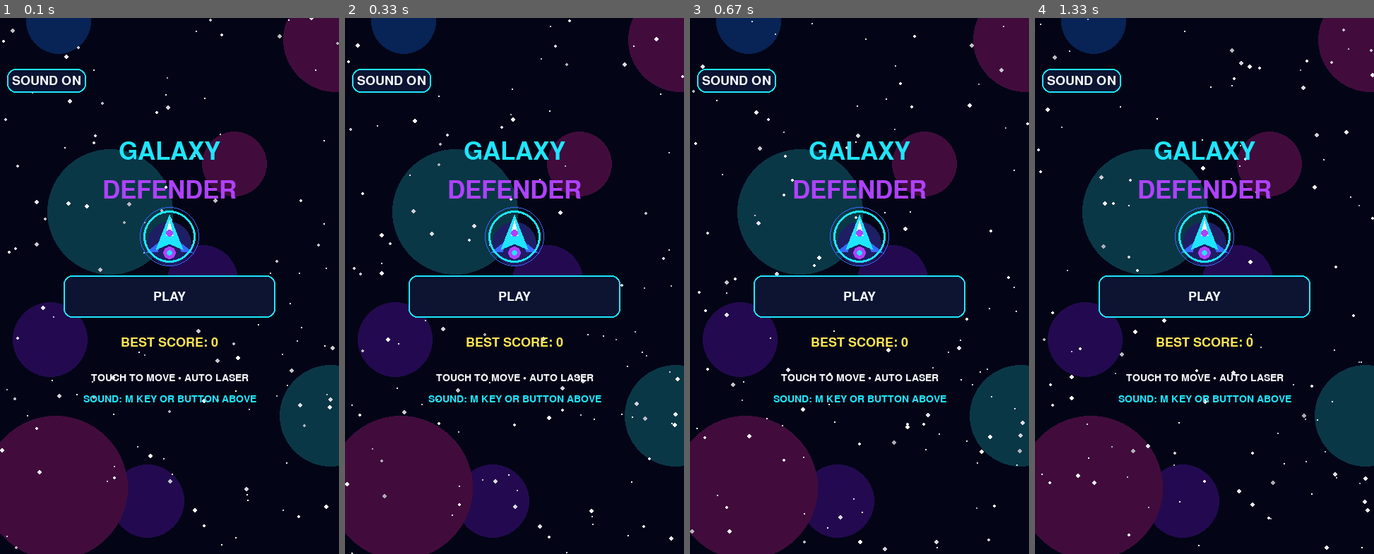
Above: before the commit, frames 1-4 (left to right).
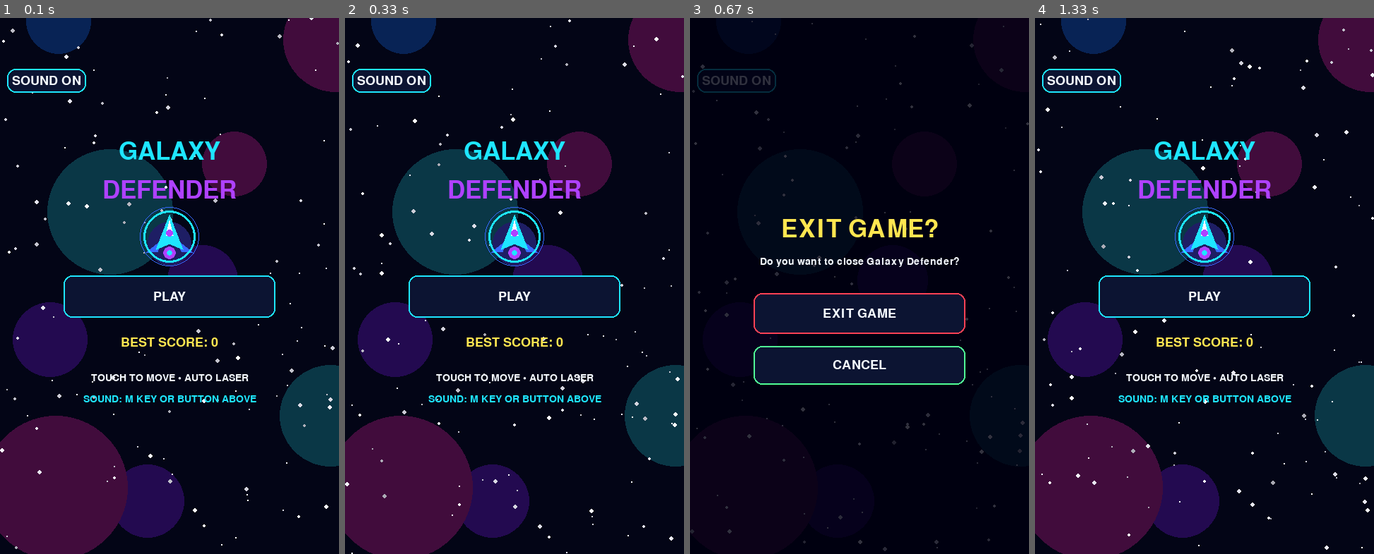
Above: after the commit, the same moments.

Repository: chaabiyoussef66-debug/galaxy-defender
Game: pygame game, started from main.py
Same seed, same stepped clock (60 frames per second), same inputs: the game is played once before the commit and once after it.
Inputs (mouse positions are in pixels of both pictures, inside the frame that each line leads up to):
- Up to frame 1 (0.1 s): no input
- Up to frame 2 (0.33 s): no input
- Up to frame 3 (0.67 s): tap Ac Back at 0.33 s
- Up to frame 4 (1.33 s): click (1255, 98) at 0.72 s; press the mouse at (1204, 366) at 1.03 s; move the mouse to (1204, 227) at 1.13 s; release the mouse at (1207, 93) at 1.27 s

Frames 1-2 are identical in both runs. In frame 3, 39% of the frame differs, in the area x 0-100%, y 0-100%; in frame 4, nothing differs.

Commit message:
Add Android Back exit confirmation

Diff:
--- a/main.py
+++ b/main.py
@@ -265,7 +265,7 @@
     boss_done = 0
     shake = 0
 
-MENU, PLAY, PAUSE, OVER = range(4)
+MENU, PLAY, PAUSE, OVER, EXIT_CONFIRM = range(5)
 state = MENU
 touching = False
 touch_pos = (W / 2, H - 100)
@@ -274,9 +274,12 @@
 play_button = pygame.Rect(90, 365, 300, 60)
 resume_button = pygame.Rect(90, 355, 300, 55)
 menu_button = pygame.Rect(90, 425, 300, 55)
+exit_button = pygame.Rect(90, 390, 300, 58)
+cancel_exit_button = pygame.Rect(90, 465, 300, 55)
 
 reset_game()
 running = True
+paused_from_play = False
 
 while running:
     dt = min(clock.tick(60), 40)
@@ -287,13 +290,12 @@
             running = False
 
         elif event.type == pygame.KEYDOWN:
-            if event.key == pygame.K_ESCAPE:
-                if state == PLAY:
-                    state = PAUSE
-                elif state == PAUSE:
-                    state = PLAY
-                else:
-                    running = False
+            back_keys = (pygame.K_ESCAPE, getattr(pygame, "K_AC_BACK", pygame.K_ESCAPE))
+            if event.key in back_keys:
+                # Android phone Back opens a clear exit confirmation.
+                paused_from_play = state in (PLAY, PAUSE)
+                state = EXIT_CONFIRM
+                touching = False
 
             if event.key in (pygame.K_SPACE, pygame.K_RETURN):
                 if state in (MENU, OVER):
@@ -336,6 +338,12 @@
                 elif menu_button.collidepoint(pos):
                     state = MENU
 
+            elif state == EXIT_CONFIRM:
+                if exit_button.collidepoint(pos):
+                    running = False
+                elif cancel_exit_button.collidepoint(pos):
+                    state = PLAY if paused_from_play else MENU
+
         elif event.type == pygame.MOUSEMOTION:
             if touching:
                 touch_pos = event.pos
@@ -373,6 +381,12 @@
                     state = PLAY
                 elif menu_button.collidepoint(pos):
                     state = MENU
+
+            elif state == EXIT_CONFIRM:
+                if exit_button.collidepoint(pos):
+                    running = False
+                elif cancel_exit_button.collidepoint(pos):
+                    state = PLAY if paused_from_play else MENU
 
         elif event.type == pygame.FINGERMOTION:
             touch_pos = (int(event.x * W), int(event.y * H))
@@ -653,6 +667,16 @@
         draw_button(play_button, "PLAY AGAIN", CYAN)
         draw_button(menu_button, "MAIN MENU", PURPLE)
 
+    elif state == EXIT_CONFIRM:
+        # Dim the current screen and ask before closing the app.
+        overlay = pygame.Surface((W, H), pygame.SRCALPHA)
+        overlay.fill((0, 0, 15, 205))
+        screen.blit(overlay, (0, 0))
+        text("EXIT GAME?", big, YELLOW, W / 2, 300, True)
+        text("Do you want to close Galaxy Defender?", small, WHITE, W / 2, 345, True)
+        draw_button(exit_button, "EXIT GAME", RED)
+        draw_button(cancel_exit_button, "CANCEL", GREEN)
+
     pygame.display.flip()
 
 pygame.quit()
